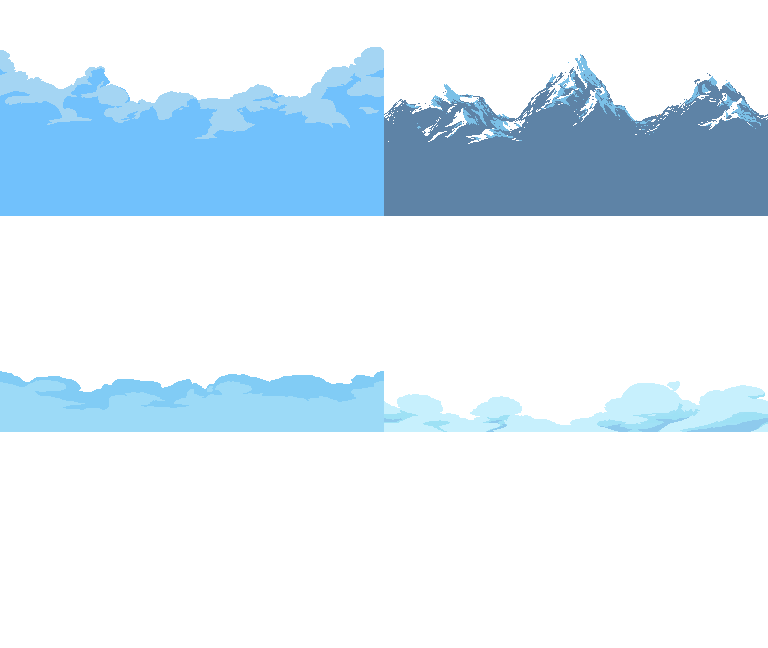
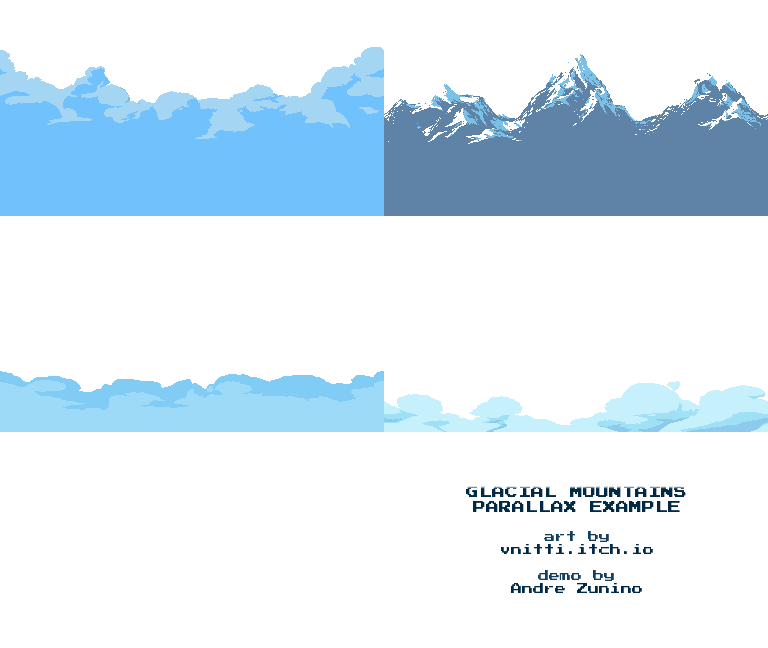
Revision of a layered w=768, h=648 image; what changed, layer by layer:
added layer "GLACIAL MOUNTAINS ... #1" above "GLACIAL MOUNTAINS ..." over (466, 486, 686, 593)
hid "Background", painted on it over (466, 486, 686, 593)
